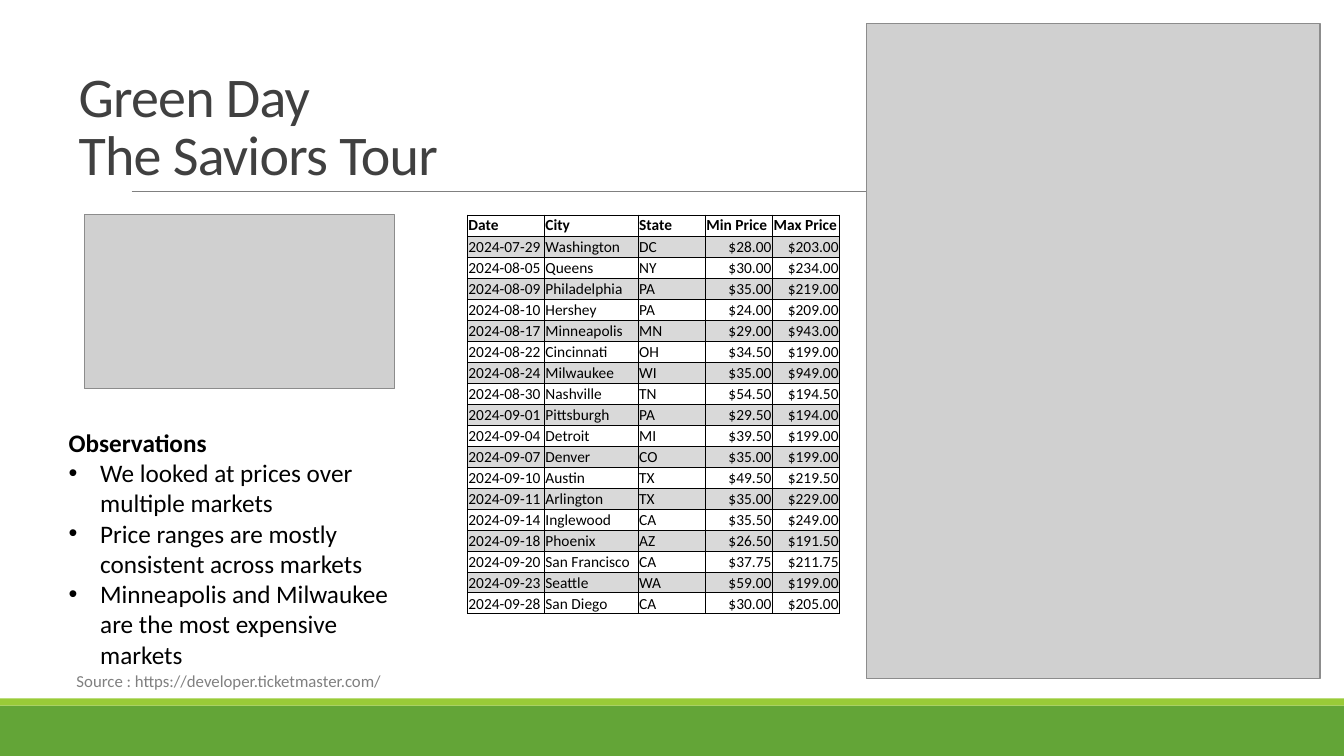
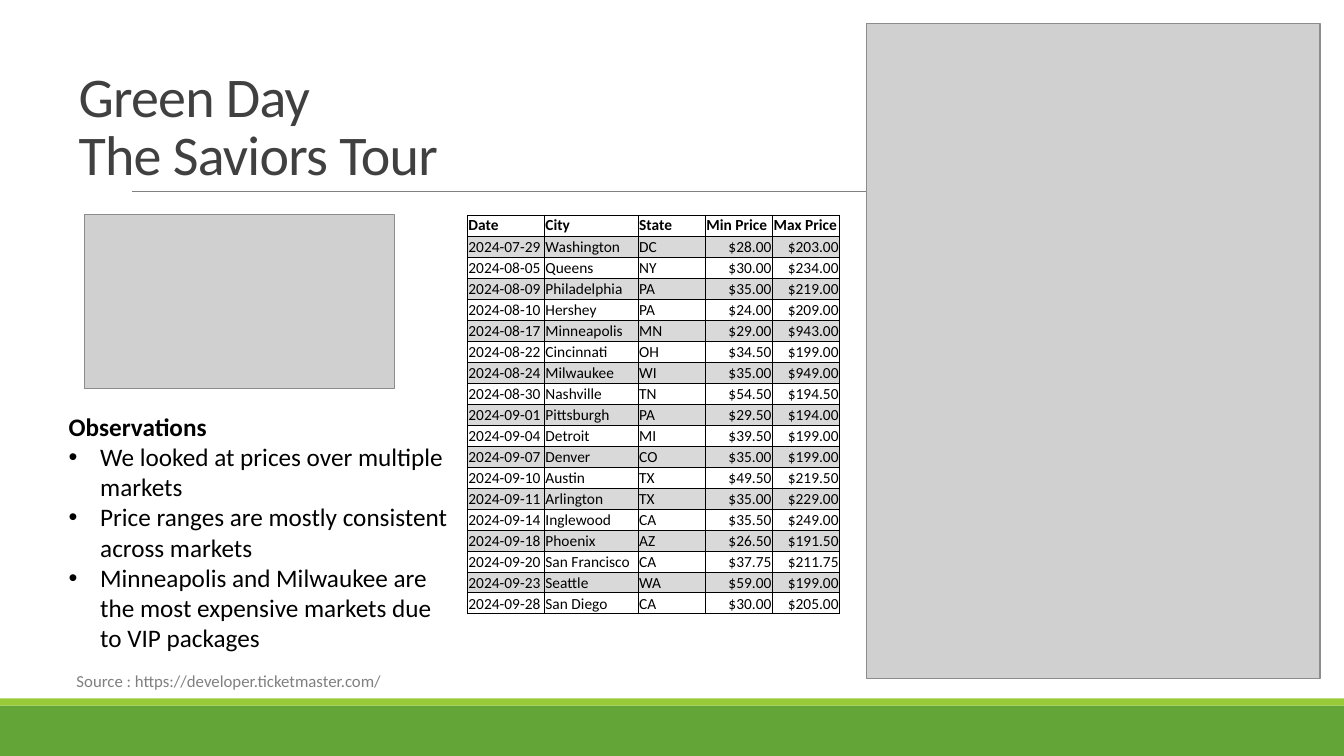
Before and after one commit to jodylarson310/module7-project, a slide deck: slide 6 of Support_Live_Music_Project1_Group4.pptx. Drawn at 1344x756 pixels with LibreOffice and Linux fonts; fonts in the diff are those of the drawing; grey boxes stand for pictures. Boxes give left, top, right and bottom in pixels: in the first picture for what was removed or moved away, otherwise in the second. Text is boxed around its words. In the diff, an @@ line names an element or a change of style, - is before the commit and + after.

```diff
--- a/Support_Live_Music_Project1_Group4.pptx
+++ b/Support_Live_Music_Project1_Group4.pptx
@@ text "Observations": place and size @@
-text "Observations" at bbox=[69, 434, 388, 665]
+text "Observations" at bbox=[69, 418, 447, 652]
@@ text at bbox=[100, 569, 431, 652]: text changed @@
-• Minneapolis and Milwaukee are the most expensive markets
+• Minneapolis and Milwaukee are the most expensive markets due to VIP packages
```
Also in this commit, not shown: 7 other slides changed, 8 slides added.
